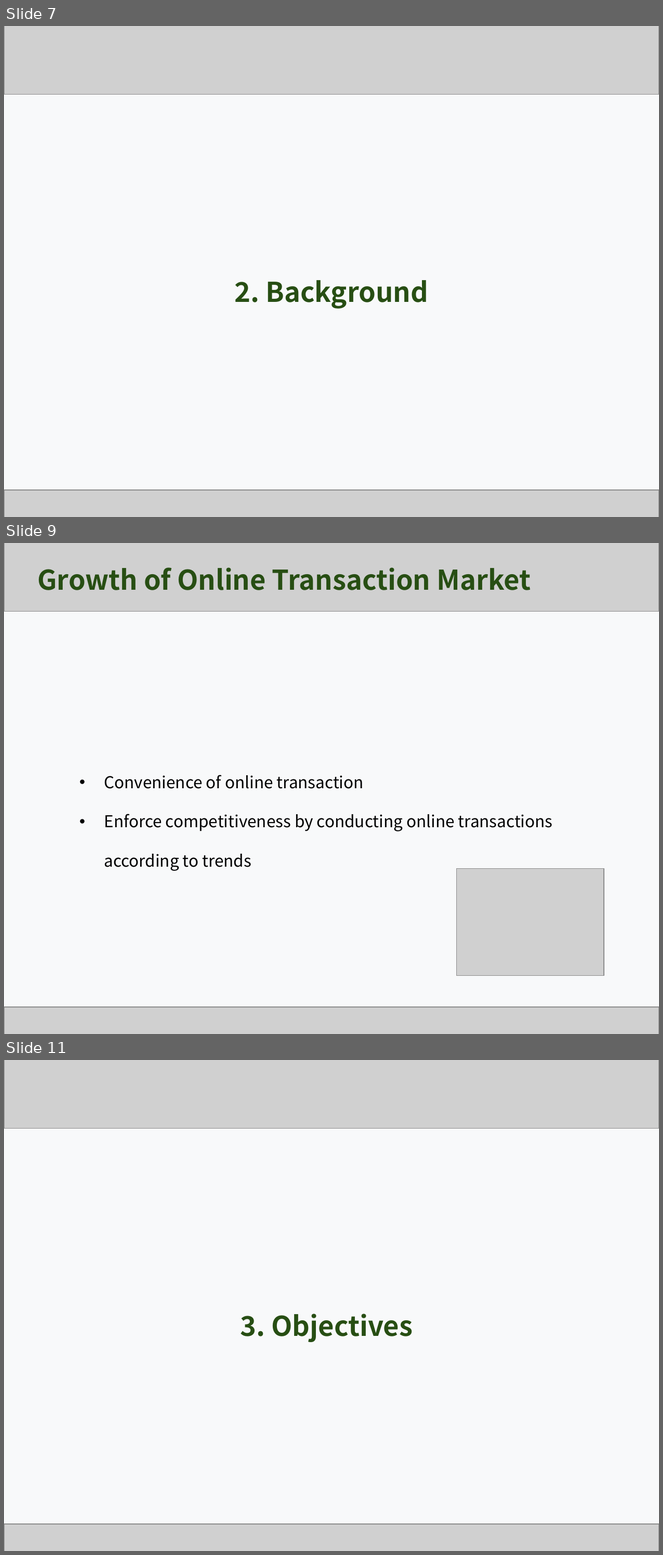
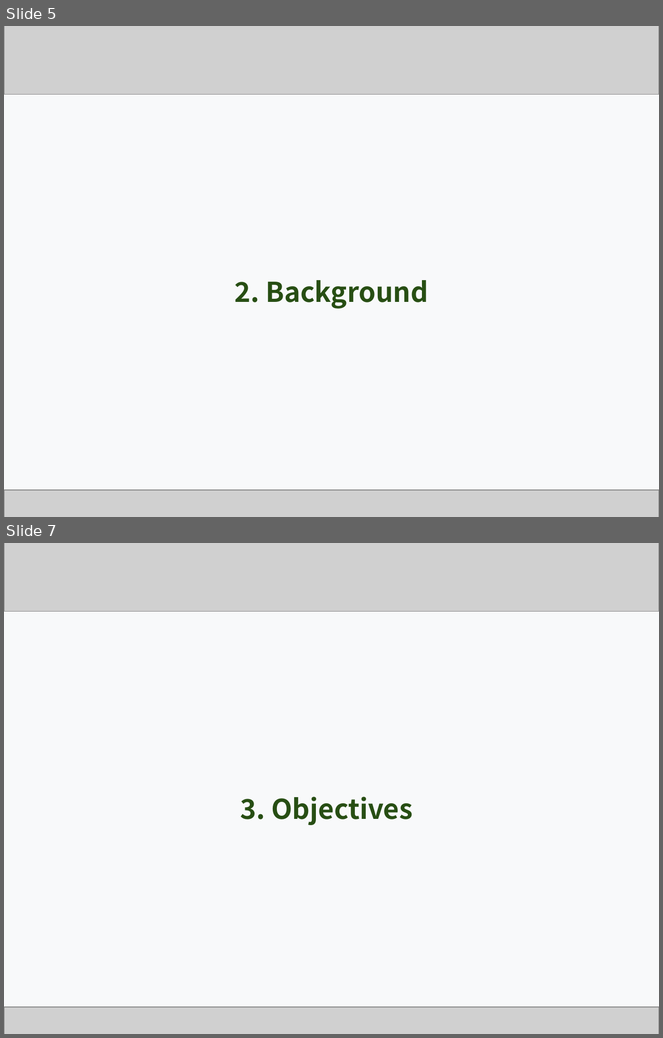
Before and after one commit to Team-GoNaMi/Docs, a slide deck: PPT/Team1_Presentation Material_3rd Week.pptx. Shown one above the other, each under a label of ours: slides 7, 9 and 11 before the commit, slides 5 and 7 after it; the slides between them are not shown. The pictures are 663x1555 and 663x1038 pixels, drawn with LibreOffice and Linux fonts; fonts in the diff are those of the drawing; grey boxes stand for pictures. Boxes give left, top, right and bottom in pixels: in the first picture for what was removed or moved away, otherwise in the second. Text is boxed around its words. In the diff, an @@ line names an element or a change of style, - is before the commit and + after.

```diff
--- a/PPT/Team1_Presentation Material_3rd Week.pptx
+++ b/PPT/Team1_Presentation Material_3rd Week.pptx
@@ slide 9 removed at [4, 543, 659, 1034], background #F8F9FA @@
@@ picture removed at [4, 543, 659, 572] @@
@@ picture removed at [4, 543, 659, 611] @@
@@ text removed at [37, 567, 531, 590] @@
-Growth of Online Transaction Market
@@ text removed at [104, 775, 553, 871] @@
-• Convenience of online transaction
-• Enforce competitiveness by conducting online transactions according to trends
@@ picture removed at [457, 869, 604, 976] @@
@@ picture removed at [4, 1007, 659, 1034] @@
@@ what was slide 7 is now slide 5 @@
@@ what was slide 11 is now slide 7 @@
```
Also in this commit, not shown: 6 slides changed, 9 slides added, 9 other slides removed, 2 other files.
